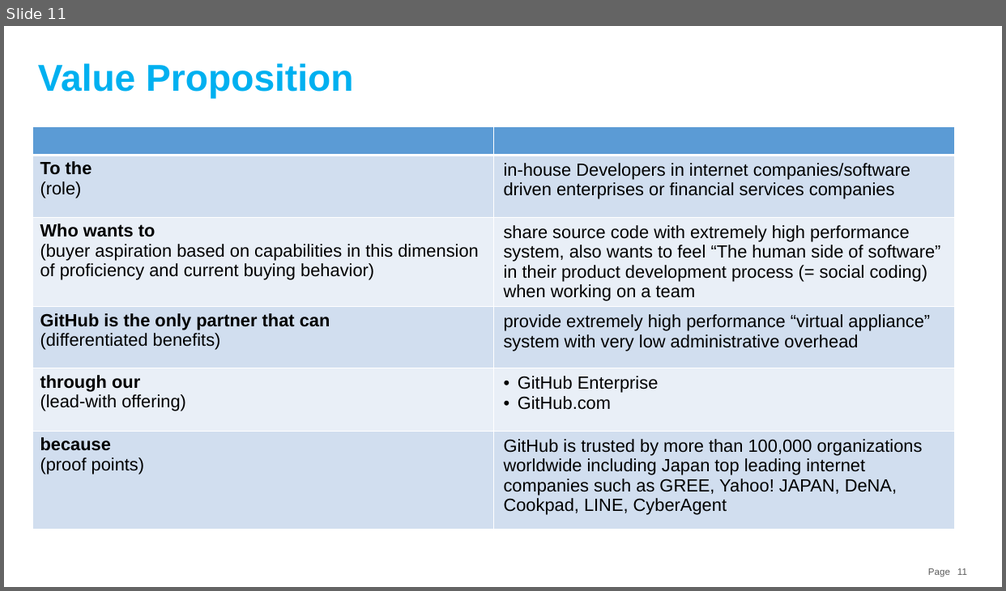
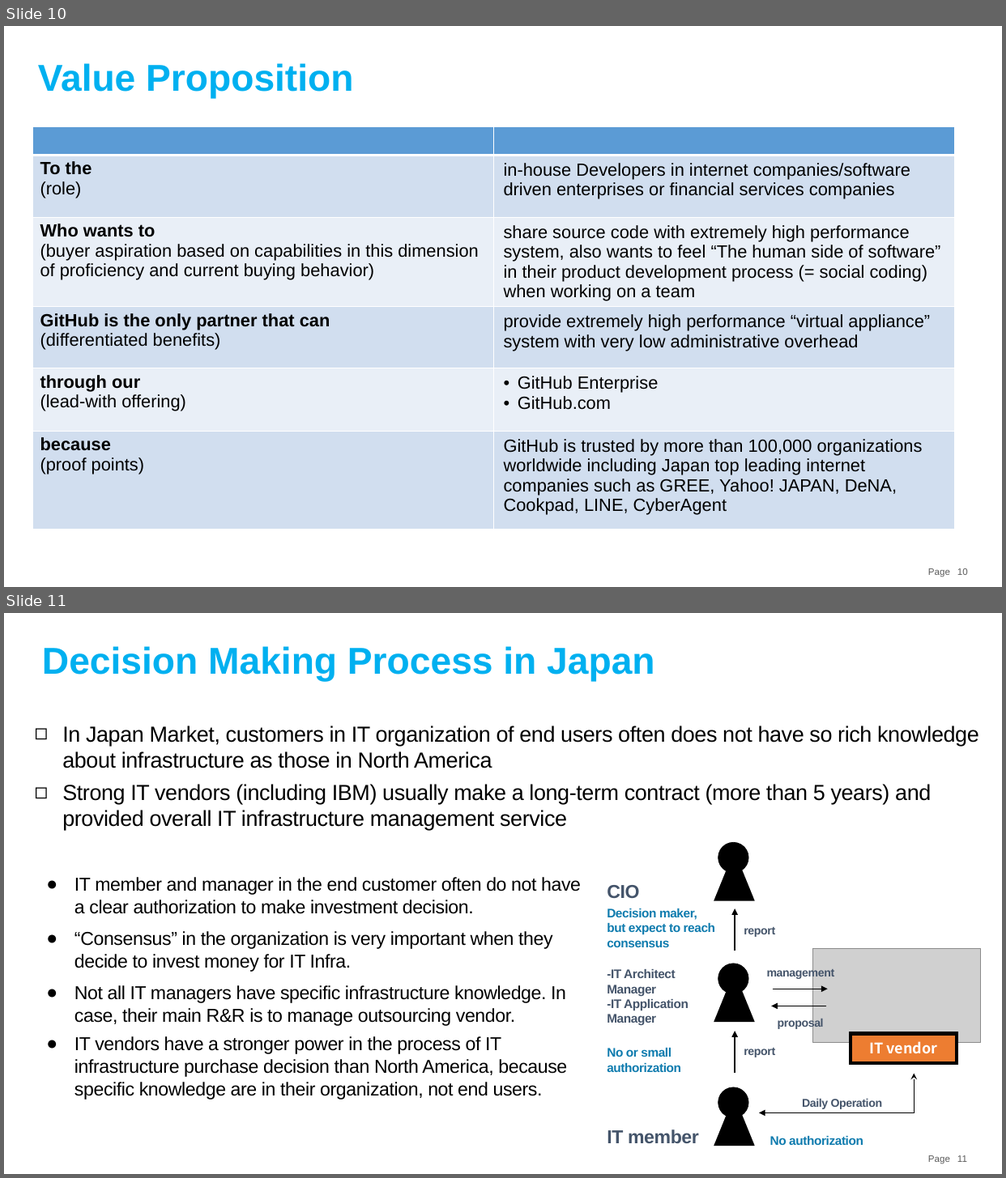
Before and after one commit to souebina/GitHub-Japan-Marketing-Plan, a slide deck: GitHub Japan Marketing Strategy.pptx. Shown one above the other, each under a label of ours: slide 11 before the commit, slides 10 and 11 after it. The pictures are 1006x591 and 1006x1178 pixels, drawn with LibreOffice and Linux fonts; fonts in the diff are those of the drawing; grey boxes stand for pictures. Boxes give left, top, right and bottom in pixels: in the first picture for what was removed or moved away, otherwise in the second. Text is boxed around its words. In the diff, an @@ line names an element or a change of style, - is before the commit and + after.

Commit message:
Add decision making slide

```diff
--- a/GitHub Japan Marketing Strategy.pptx
+++ b/GitHub Japan Marketing Strategy.pptx
@@ slide 11 added at box(4, 613, 1002, 1174), background #FFFFFF; not listed: 2 template elements that a slide beside it also shows @@
@@ title added at box(42, 646, 654, 682), 36 pt, text #00B0F0, bold @@
+  Decision Making Process in Japan
@@ text added at box(62, 726, 979, 831), 21 pt, text #000000 @@
+◻ In Japan Market, customers in IT organization of end users often does not have so rich knowledge about infrastructure as those in North America
+◻ Strong IT vendors (including IBM) usually make a long-term contract (more than 5 years) and provided overall IT infrastructure management service
@@ triangle added at box(714, 851, 755, 901), fill #000000 @@
@@ ellipse added at box(718, 843, 749, 874), fill #000000, outline #000000 0.5 pt @@
@@ text added at box(74, 877, 581, 1100), 18 pt, text #000000 @@
+● IT member and manager in the end customer often do not have a clear authorization to make investment decision.
+● “Consensus” in the organization is very important when they decide to invest money for IT Infra.
+● Not all IT managers have specific infrastructure knowledge. In case, their main R&R is to manage outsourcing vendor.
+● IT vendors have a stronger power in the process of IT infrastructure purchase decision than North America, because specific knowledge are in their organization, not end users.
@@ text added at box(607, 885, 639, 898), 18 pt, text #44546A, bold @@
+CIO
@@ text added at box(607, 909, 715, 948), 12 pt, text #0E7BAE, bold @@
+Decision maker,
+but expect to reach
+consensus
@@ arrow added from (735, 952) to (735, 909), #000000 1 pt @@
@@ text added at box(744, 927, 775, 937), 11 pt, text #44546A, bold @@
+report
@@ picture added at box(813, 949, 981, 1043) @@
@@ text added at box(607, 969, 688, 1025), 12 pt, text #44546A, bold @@
+-IT Architect Manager
+-IT Application Manager
@@ triangle added at box(714, 972, 755, 1022), fill #000000 @@
@@ ellipse added at box(718, 964, 749, 994), fill #000000, outline #000000 0.5 pt @@
@@ text added at box(767, 968, 835, 980), 11 pt, text #44546A, bold @@
+management
@@ arrow added from (773, 989) to (828, 989), #000000 1 pt @@
@@ arrow added from (827, 1006) to (771, 1006), #000000 1 pt @@
@@ text added at box(778, 1018, 824, 1030), 11 pt, text #44546A, bold @@
+proposal
@@ text added at box(607, 1048, 681, 1072), 12 pt, text #0E7BAE, bold @@
+No or small
+authorization
@@ arrow added from (735, 1073) to (735, 1032), #000000 1 pt @@
@@ text added at box(744, 1048, 775, 1058), 11 pt, text #44546A, bold @@
+report
@@ rectangle added at box(850, 1033, 957, 1063), fill #ED7D31, outline #000000 3.25 pt, 14 pt, text #FFFFFF, bold @@
+IT vendor
@@ elbow double arrow added from (760, 1113) to (914, 1073), #000000 1 pt @@
@@ triangle added at box(714, 1096, 755, 1146), fill #000000 @@
@@ ellipse added at box(718, 1088, 749, 1118), fill #000000, outline #000000 0.5 pt @@
@@ text added at box(802, 1098, 883, 1110), 11 pt, text #44546A, bold @@
+Daily Operation
@@ text added at box(607, 1130, 699, 1144), 18 pt, text #44546A, bold @@
+IT member
@@ text added at box(770, 1136, 863, 1145), 12 pt, text #0E7BAE, bold @@
+No authorization
@@ what was slide 11 is now slide 10 @@
@@ page number at box(957, 569, 968, 575): text changed @@
-11
+10
```
Also in this commit, not shown: 3 slides changed, 1 other slide added.
